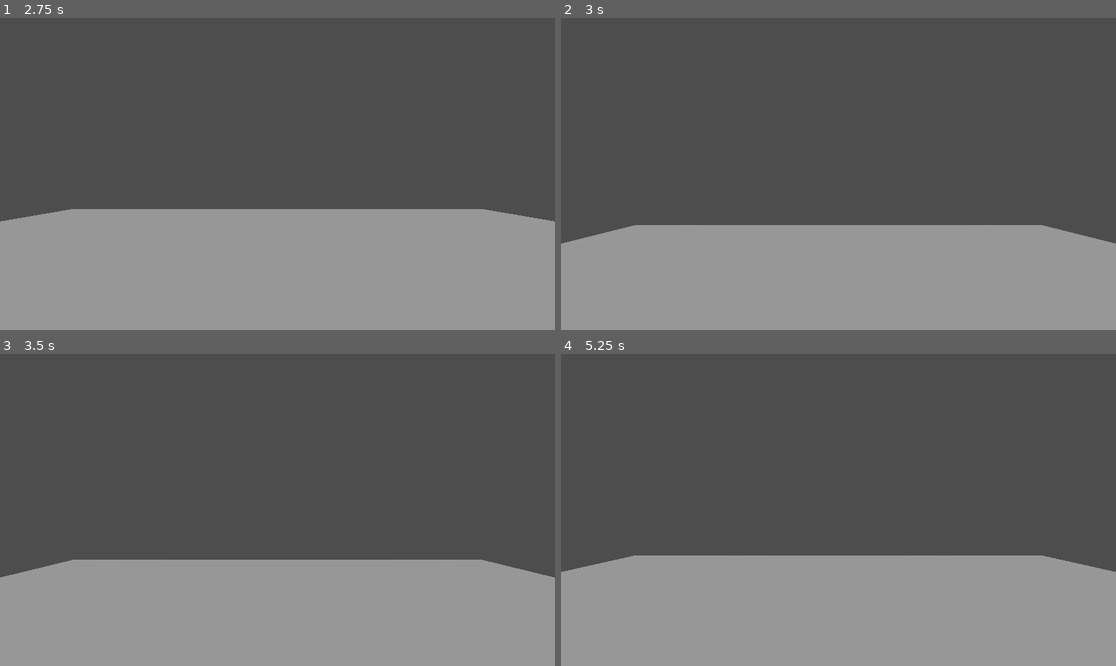
Above: before the commit, frames 1-4 (two rows, left to right).
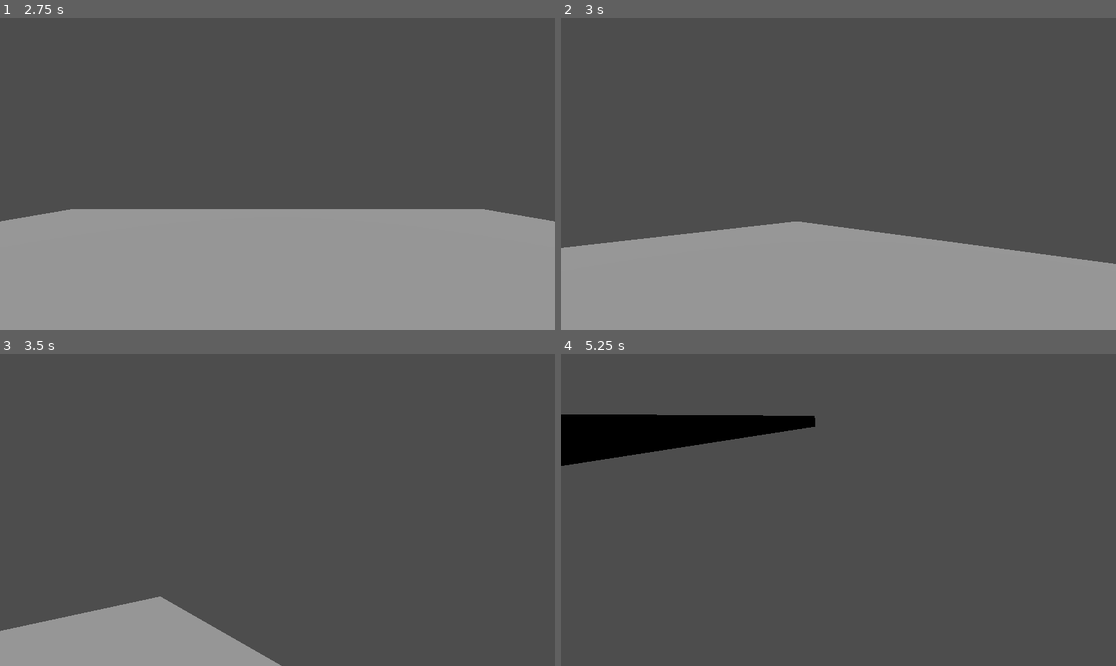
Above: after the commit, the same moments.

Repository: zZLerisZz/project-de
Game: Godot game, scene res://Scenes/main.tscn
The game is run twice, just before and just after one commit, with the same random seed, the same clock (stepped at 60 frames per second) and the same inputs.
Inputs (mouse positions are in pixels of both pictures, inside the frame that each line leads up to):
- Up to frame 1 (2.75 s): click "Игра" at 0.5 s; click "Создать лобби" at 1.25 s; click "Начать игру" at 2 s
- Up to frame 2 (3 s): tap Enter (ui_accept) at 2.75, 2.85 s; move the mouse to (960, 158) at 2.77 s; hold D (move_right, bound only after the commit) from 2.78 s (still down)
- Up to frame 3 (3.5 s): keep holding D (move_right, bound only after the commit); tap Space (jump, bound only after the commit) at 3.02, 3.05, 3.32 s
- Up to frame 4 (5.25 s): move the mouse to (727, 525) at 3.52 s; release D (move_right, bound only after the commit) at 3.53 s; hold S (move_back, bound only after the commit) 3.53-4.28 s; tap Space (jump, bound only after the commit) at 3.6, 3.77, 4.07, 4.55 s; tap Enter (ui_accept) at 3.8, 4.35, 5.1 s; move the mouse to (894, 441) at 4.27 s; hold D (move_right, bound only after the commit) 4.28-5.03 s; move the mouse to (810, 572) at 5.02 s; hold W (move_forward, bound only after the commit) from 5.03 s (still down)

Frame 1 is identical in both runs. In frame 2, 3.9% of the frame differs, in the area x 0-100%, y 65-79%; in frame 3, 26%; in frame 4, 39%, in the area x 0-100%, y 19-100%.

Commit message:
Player movement

Diff:
--- a/Scenes/Scripts/player.gd
+++ b/Scenes/Scripts/player.gd
@@ -1,22 +1,35 @@
 extends CharacterBody3D
 
+@onready var camera = $Camera3D
 
-const SPEED = 5.0
-const JUMP_VELOCITY = 4.5
+const SPEED = 10.0
+const JUMP_VELOCITY = 10
 
+var sensivity = 0.002
+
+var gravity = 20.0
+
+func _ready() -> void:
+	Input.mouse_mode = Input.MOUSE_MODE_CAPTURED
+
+func _unhandled_input(event: InputEvent) -> void:
+	if event is InputEventMouseMotion:
+		rotate_y(-event.relative.x * sensivity)
+		camera.rotate_x(-event.relative.y * sensivity)
+		camera.rotation.x = clamp(camera.rotation.x, -PI/2, PI/2)
 
 func _physics_process(delta: float) -> void:
 	# Add the gravity.
 	if not is_on_floor():
-		velocity += get_gravity() * delta
+		velocity.y -= gravity * delta
 
 	# Handle jump.
-	if Input.is_action_just_pressed("ui_accept") and is_on_floor():
+	if Input.is_action_just_pressed("jump") and is_on_floor():
 		velocity.y = JUMP_VELOCITY
 
 	# Get the input direction and handle the movement/deceleration.
 	# As good practice, you should replace UI actions with custom gameplay actions.
-	var input_dir := Input.get_vector("ui_left", "ui_right", "ui_up", "ui_down")
+	var input_dir := Input.get_vector("move_left", "move_right", "move_forward", "move_back")
 	var direction := (transform.basis * Vector3(input_dir.x, 0, input_dir.y)).normalized()
 	if direction:
 		velocity.x = direction.x * SPEED
--- /dev/null
+++ b/Scenes/Scripts/world.gd
@@ -0,0 +1,5 @@
+extends Node
+
+func _unhandled_input(event: InputEvent) -> void:
+	if Input.is_action_just_pressed("quit"):
+		get_tree().quit()
--- a/Scenes/world.tscn
+++ b/Scenes/world.tscn
@@ -1,6 +1,7 @@
-[gd_scene load_steps=4 format=3 uid="uid://dvw4lc4csqixq"]
+[gd_scene load_steps=5 format=3 uid="uid://dvw4lc4csqixq"]
 
 [ext_resource type="PackedScene" uid="uid://777nxervercx" path="res://Scenes/player.tscn" id="1_3j3ej"]
+[ext_resource type="Script" path="res://Scenes/Scripts/world.gd" id="1_y2nar"]
 
 [sub_resource type="BoxShape3D" id="BoxShape3D_u3l08"]
 size = Vector3(20, 1, 20)
@@ -9,6 +10,7 @@
 size = Vector3(20, 1, 20)
 
 [node name="World" type="Node"]
+script = ExtResource("1_y2nar")
 
 [node name="Ground" type="StaticBody3D" parent="."]
 transform = Transform3D(1, 0, 0, 0, 1, 0, 0, 0, 1, 0, -0.5, 0)
--- a/project.godot
+++ b/project.godot
@@ -25,29 +25,36 @@
 
 move_left={
 "deadzone": 0.5,
-"events": []
+"events": [Object(InputEventKey,"resource_local_to_scene":false,"resource_name":"","device":-1,"window_id":0,"alt_pressed":false,"shift_pressed":false,"ctrl_pressed":false,"meta_pressed":false,"pressed":false,"keycode":0,"physical_keycode":65,"key_label":0,"unicode":1092,"location":0,"echo":false,"script":null)
+]
 }
 move_right={
 "deadzone": 0.5,
-"events": []
+"events": [Object(InputEventKey,"resource_local_to_scene":false,"resource_name":"","device":-1,"window_id":0,"alt_pressed":false,"shift_pressed":false,"ctrl_pressed":false,"meta_pressed":false,"pressed":false,"keycode":0,"physical_keycode":68,"key_label":0,"unicode":1074,"location":0,"echo":false,"script":null)
+]
 }
 move_forward={
 "deadzone": 0.5,
-"events": []
+"events": [Object(InputEventKey,"resource_local_to_scene":false,"resource_name":"","device":-1,"window_id":0,"alt_pressed":false,"shift_pressed":false,"ctrl_pressed":false,"meta_pressed":false,"pressed":false,"keycode":0,"physical_keycode":87,"key_label":0,"unicode":1094,"location":0,"echo":false,"script":null)
+]
 }
 move_back={
 "deadzone": 0.5,
-"events": []
+"events": [Object(InputEventKey,"resource_local_to_scene":false,"resource_name":"","device":-1,"window_id":0,"alt_pressed":false,"shift_pressed":false,"ctrl_pressed":false,"meta_pressed":false,"pressed":false,"keycode":0,"physical_keycode":83,"key_label":0,"unicode":1099,"location":0,"echo":false,"script":null)
+]
 }
 quit={
 "deadzone": 0.5,
-"events": []
+"events": [Object(InputEventKey,"resource_local_to_scene":false,"resource_name":"","device":-1,"window_id":0,"alt_pressed":false,"shift_pressed":false,"ctrl_pressed":false,"meta_pressed":false,"pressed":false,"keycode":0,"physical_keycode":4194305,"key_label":0,"unicode":0,"location":0,"echo":false,"script":null)
+]
 }
 jump={
 "deadzone": 0.5,
-"events": []
+"events": [Object(InputEventKey,"resource_local_to_scene":false,"resource_name":"","device":-1,"window_id":0,"alt_pressed":false,"shift_pressed":false,"ctrl_pressed":false,"meta_pressed":false,"pressed":false,"keycode":0,"physical_keycode":32,"key_label":0,"unicode":32,"location":0,"echo":false,"script":null)
+]
 }
 info={
 "deadzone": 0.5,
-"events": []
+"events": [Object(InputEventKey,"resource_local_to_scene":false,"resource_name":"","device":-1,"window_id":0,"alt_pressed":false,"shift_pressed":false,"ctrl_pressed":false,"meta_pressed":false,"pressed":false,"keycode":0,"physical_keycode":4194306,"key_label":0,"unicode":0,"location":0,"echo":false,"script":null)
+]
 }
